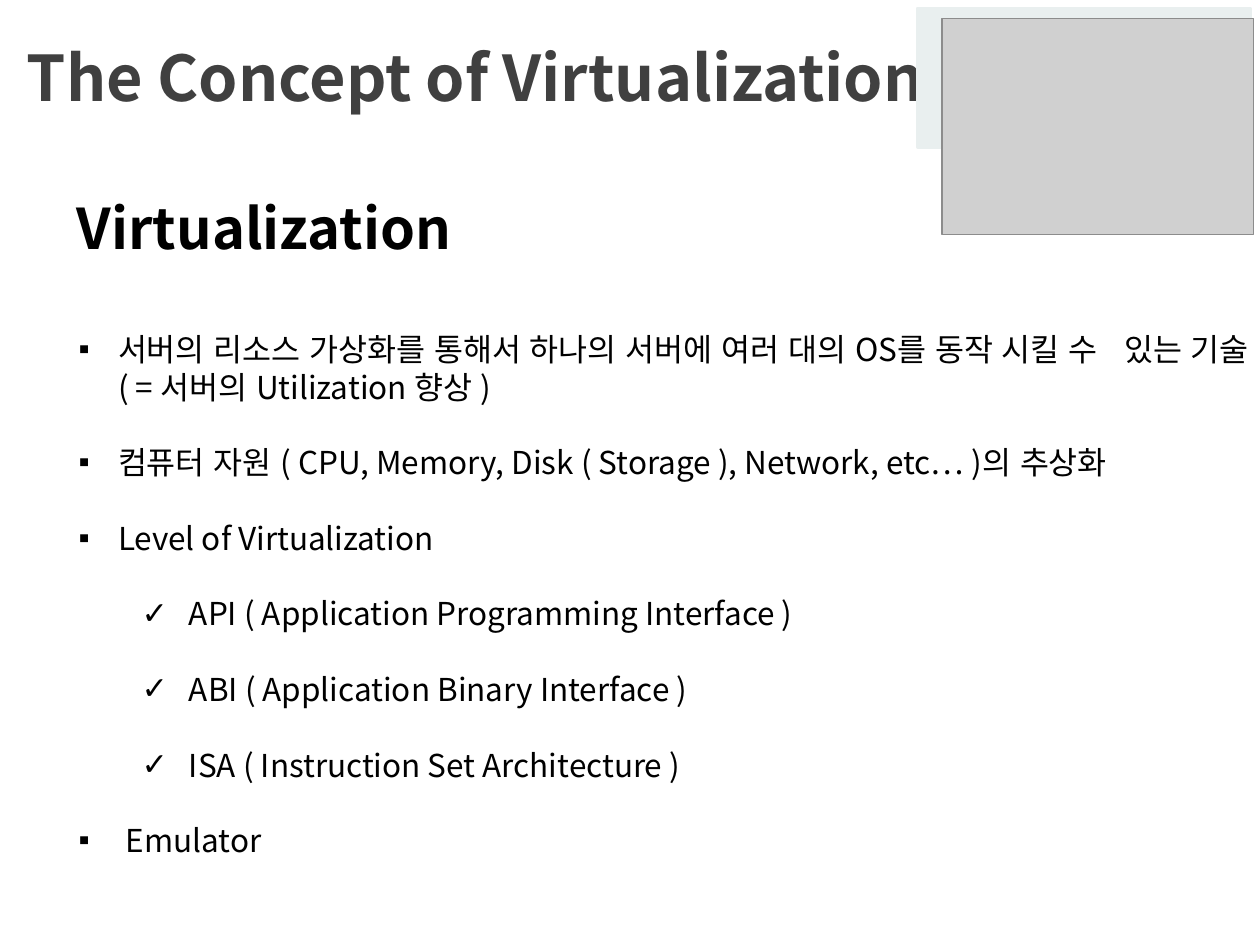
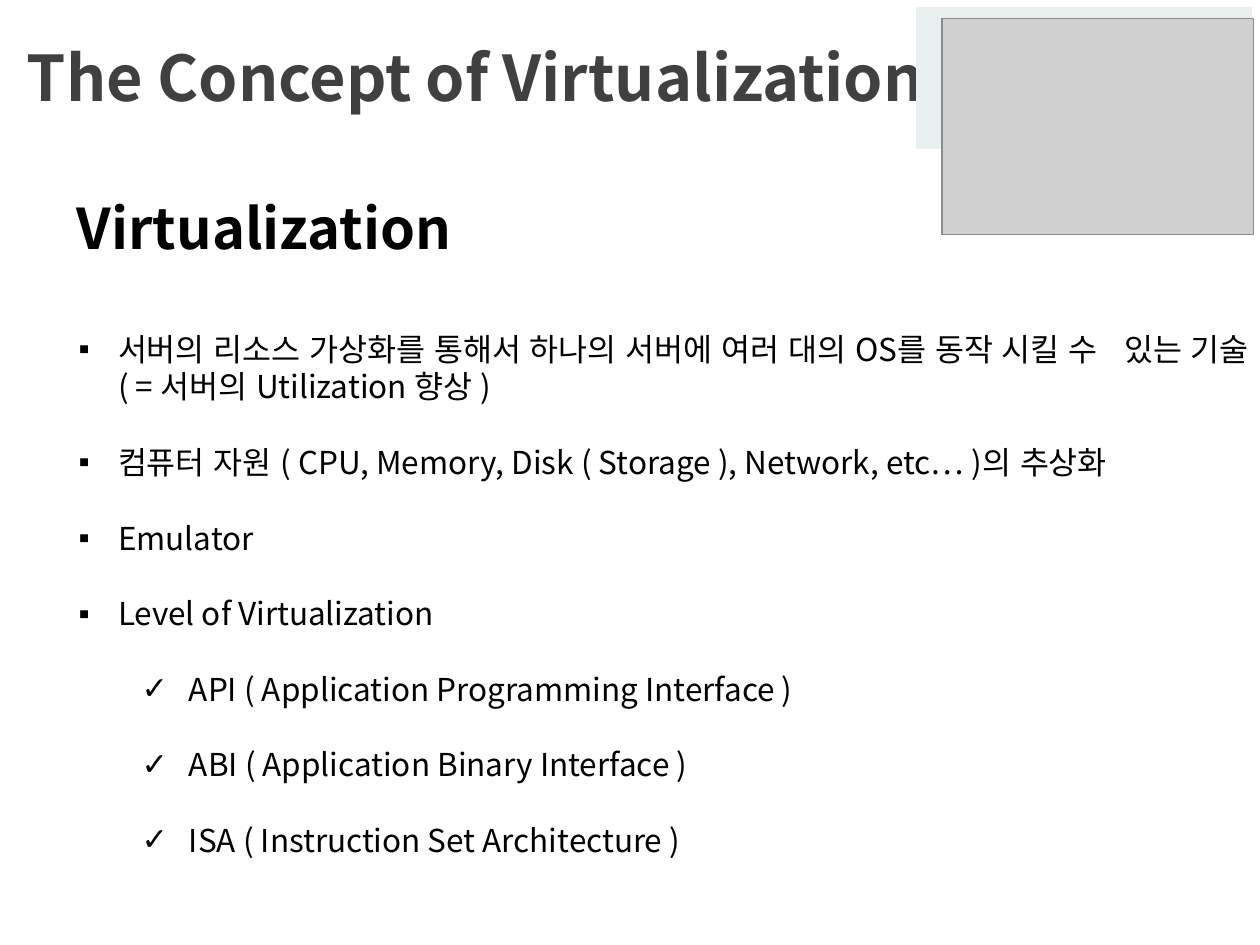
Before and after one commit to SSU-ALOE/IT_Trend_Conference, a slide deck: slide 6 of pandog_docker[4.26].pptx (slide 5 before the commit). Drawn at 1260x945 pixels with LibreOffice and Linux fonts; fonts in the diff are those of the drawing; grey boxes stand for pictures; background and template pictures are left out. Boxes give left, top, right and bottom in pixels: in the first picture for what was removed or moved away, otherwise in the second. Text is boxed around its words. In the diff, an @@ line names an element or a change of style, - is before the commit and + after.

```diff
--- a/pandog_docker[4.26].pptx
+++ b/pandog_docker[4.26].pptx
@@ text at [118, 525, 254, 551]: paragraph added @@
+  ▪ Emulator
@@ text at [126, 827, 262, 853]: paragraph removed @@
-  ▪ Emulator
```
Also in this commit, not shown: 8 other slides changed, 9 slides added.
